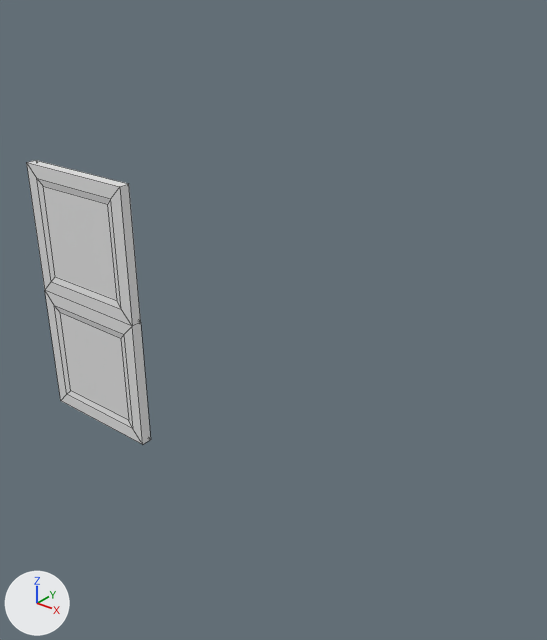
The Blender file vongott/Assets/Mesh/Walls/doors.blend as it was, and as the next commit left it.
The view is the same before and after, from a 50 mm camera at (4.75, -3.14, 3.36) aimed at (2.1, 0.16, 1.31). The axes (+X, +Y, +Z) are drawn at lower left. The lights are the same throughout. Mesh edges are drawn as thin lines.

Before the edit, the objects in view are built like this:
```python
me_cube_004 = bpy.data.meshes.new('Cube.004')
me_cube_004.from_pydata(...)  # 44 vertices, 42 faces; spans x 0.0..1.0, y 0.0..2.0, z -0.04..0.04
ob_door_wood_single = bpy.data.objects.new('door_wood_single', me_cube_004)
ob_door_wood_single.location = (0.0, 0.0, 0.0)
ob_door_wood_single.rotation_euler = (1.571, 0.0, 0.0)  # degrees (90, 0, 0)
```
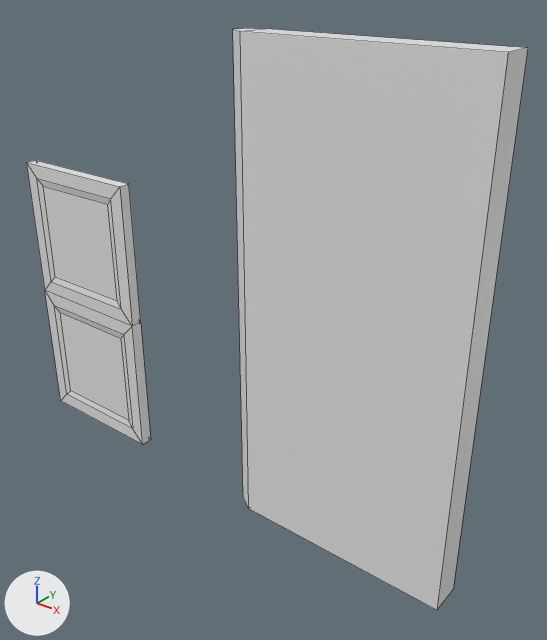
Pixel boxes [x1, y1, x2, y2] of what changed, in the pictures (547 x 640 px):
```json
{"object": "door_blast", "change": "added", "after": [233, 28, 528, 610]}
```

Scene script edits in JSON lines:
```json
{"op": "add", "block": "mat_747_engnsides_0_png", "code": ["mat_747_engnsides_0_png = principled_material('747_engnsides_0.png')", "mat_747_engnsides_0_png.base_color = (0.8, 0.8, 0.8)  # white #e7e7e7"]}
{"op": "add", "block": "me_cube", "code": ["me_cube = bpy.data.meshes.new('Cube')", "me_cube.from_pydata([(0.0, 0.0, -0.04), (0.0, 3.0, -0.04), (1.5, 3.0, -0.1), (1.5, 0.0, -0.1), (0.0, 0.0, 0.04), (0.0, 3.0, 0.04), (1.5, 3.0, 0.1), (1.5, 0.0, 0.1), (0.1, 3.0, 0.1), (0.1, 3.0, -0.1), (0.1, 0.0, 0.1), (0.1, 0.0, -0.1)], [], [(4, 5, 1, 0), (8, 6, 2, 9), (6, 7, 3, 2), (10, 4, 0, 11), (11, 9, 2, 3), (10, 8, 5, 4), (5, 8, 9, 1), (7, 10, 11, 3), (0, 1, 9, 11), (7, 6, 8, 10)])", "me_cube.materials.append(mat_747_engnsides_0_png)  # its picture is missing"]}
{"op": "add", "block": "ob_door_blast", "code": ["ob_door_blast = bpy.data.objects.new('door_blast', me_cube)", "ob_door_blast.location = (2.0, 0.0, 0.0)", "ob_door_blast.rotation_euler = (1.571, 0.0, 0.0)  # degrees (90, 0, 0)"]}
```
